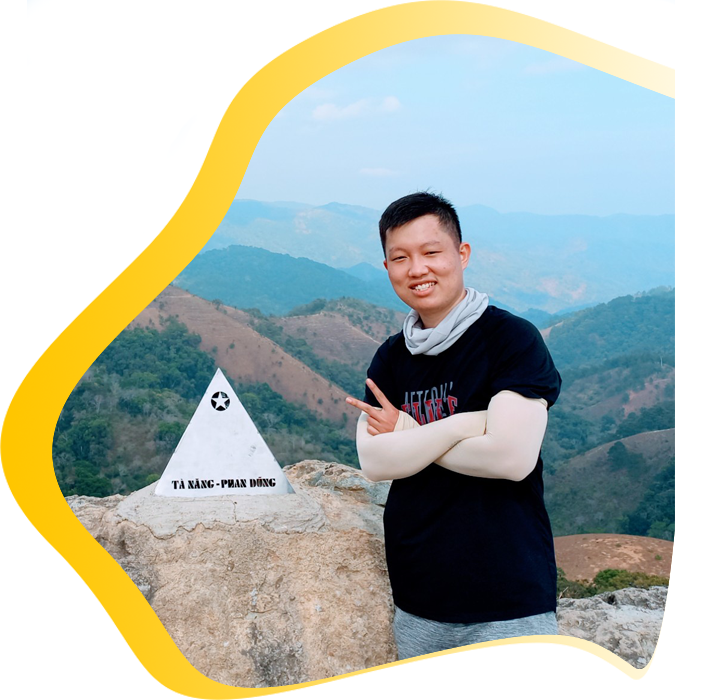
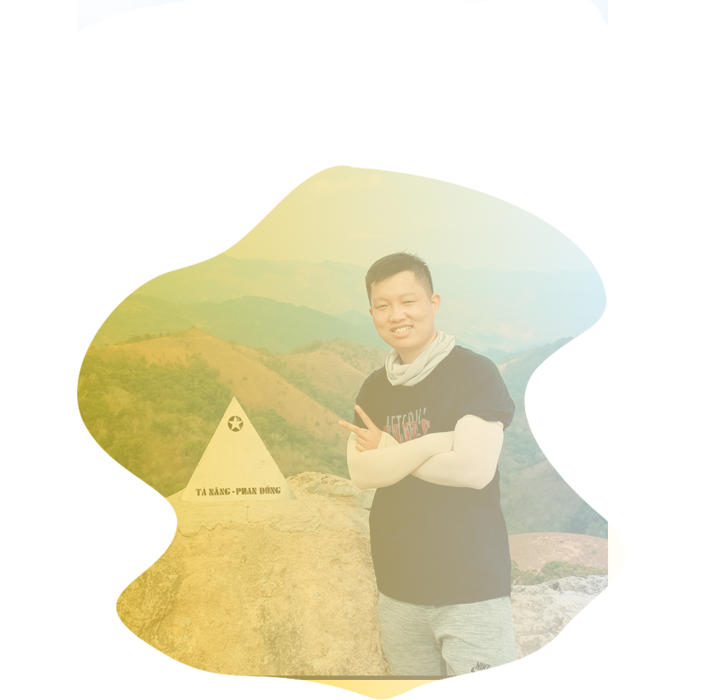
Comparing the layer stacks of the two 721 × 700 images. Changes:
"Layer 2": opacity 100% → 35%, painted on it over [left=27, top=0, right=675, bottom=688]
removed layer "Layer 1 copy 2" over [left=0, top=0, right=675, bottom=700]
painted on "Layer 1" over [left=52, top=34, right=675, bottom=700]
